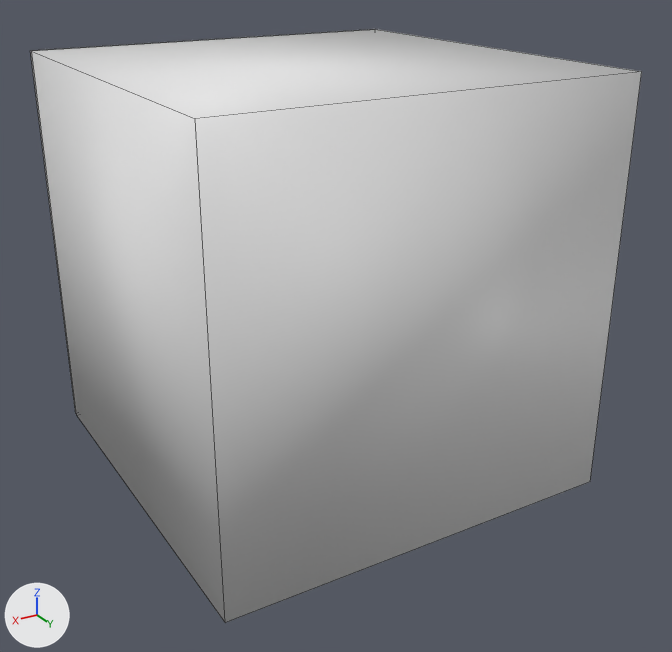
An edit to the Blender file packages/frontend/assets/world/avatars/default.blend, drawn before and after from the same camera.
One viewpoint serves both versions: a 50 mm camera at (0.407, 0.715, 0.296) aimed at (-0.007, 0.026, -0.049). Arrows for +X, +Y and +Z are at lower left; the lights stay in place. The picture after the commit comes second. Mesh edges are drawn as thin lines.

Names of what the first picture shows: '__BODY__' and 1 more.
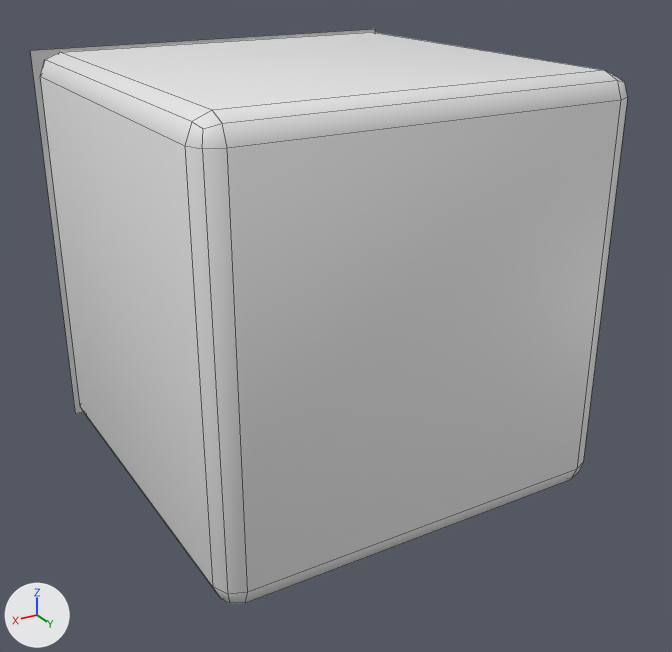
The change, as a list of edits to the scene's bpy script:
```text
Change ob_body:
    add _m = ob_body.modifiers.new('Bevel', 'BEVEL')
    add _m.width = 0.02
    add _m.width_pct = 0.02
    add _m.segments = 2
```

Pixel boxes (x1, y1, x2, y2) of what changed, in the pictures (672 x 652 px):
'__BODY__', modifiers changed
    before: (32, 29, 642, 623)
    after: (40, 32, 628, 604)
'__MOUTH__', unchanged, uncovered by the edit
    both: (30, 29, 375, 413)
